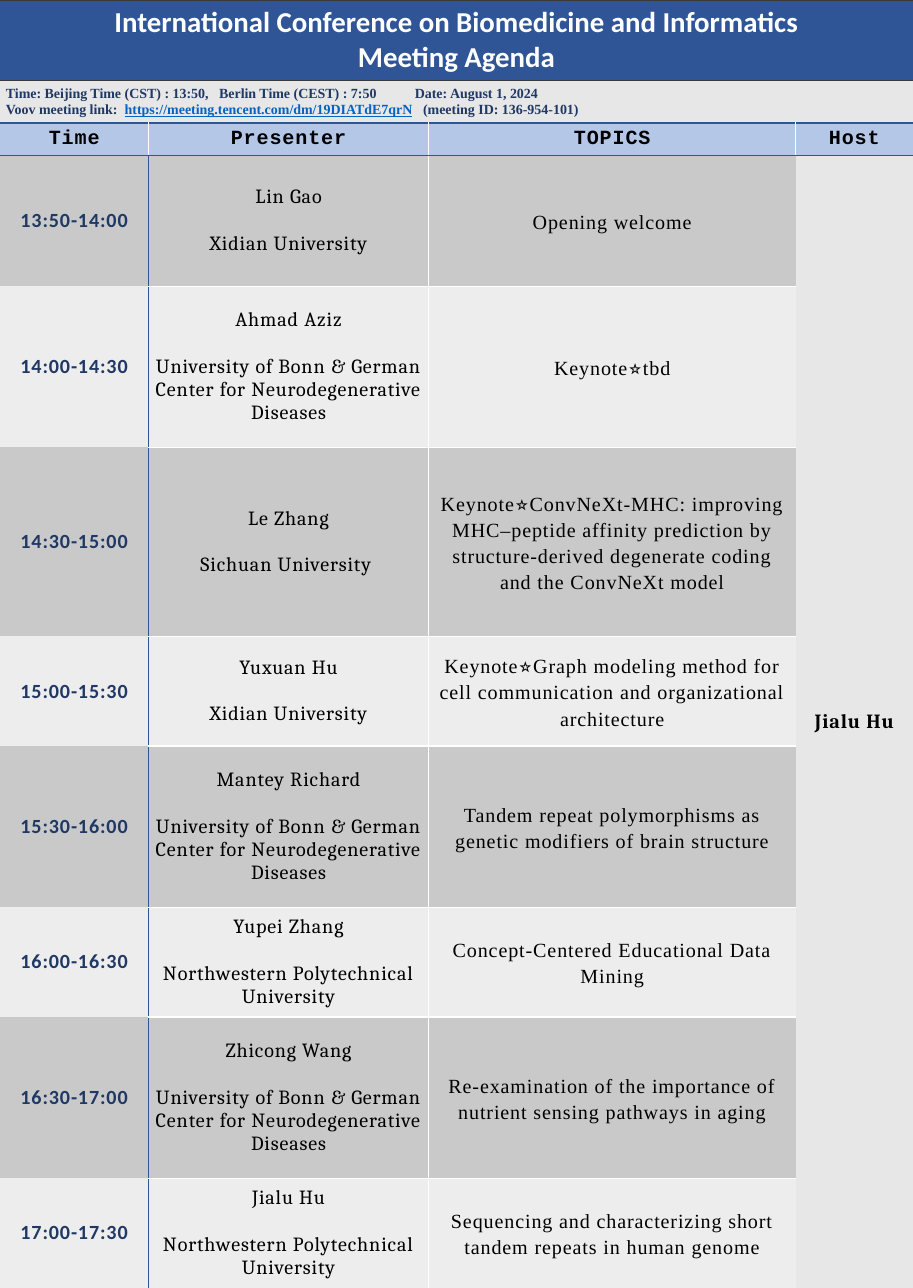
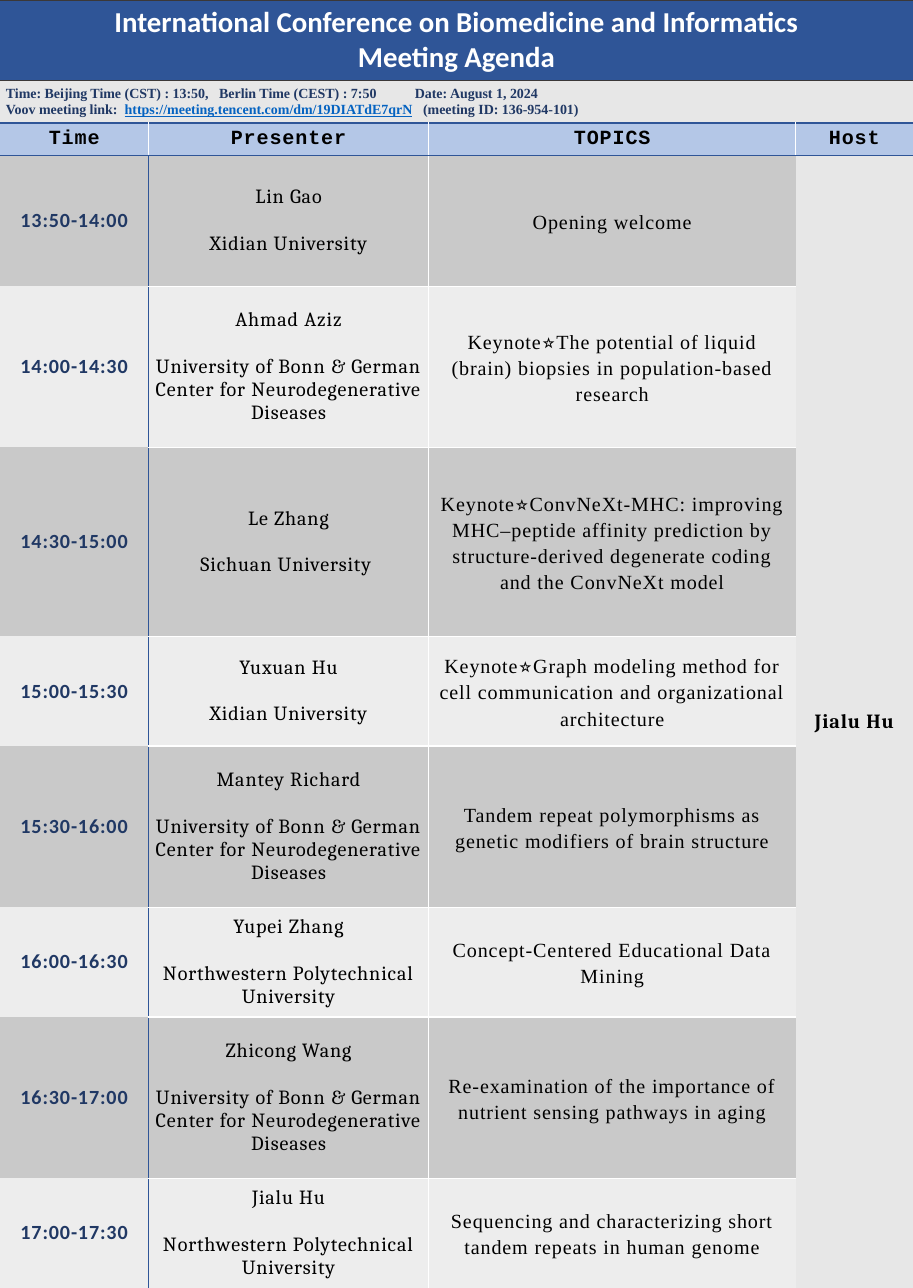
Before and after one commit to Lyycs/ICBI2024, a slide deck: slide 1 of Pictures/test.pptx. Drawn at 913x1288 pixels with LibreOffice and Linux fonts; fonts in the diff are those of the drawing. Boxes give left, top, right and bottom in pixels: in the first picture for what was removed or moved away, otherwise in the second. Text is boxed around its words. In the diff, an @@ line names an element or a change of style, - is before the commit and + after.

```diff
--- a/Pictures/test.pptx
+++ b/Pictures/test.pptx
@@ table at box(0, 0, 913, 1288) @@
-row 5, column 3: Keynote⭐tbd
+row 5, column 3: Keynote⭐The potential of liquid (brain) biopsies in population-based research
```
Also in this commit, not shown: 1 other file.
